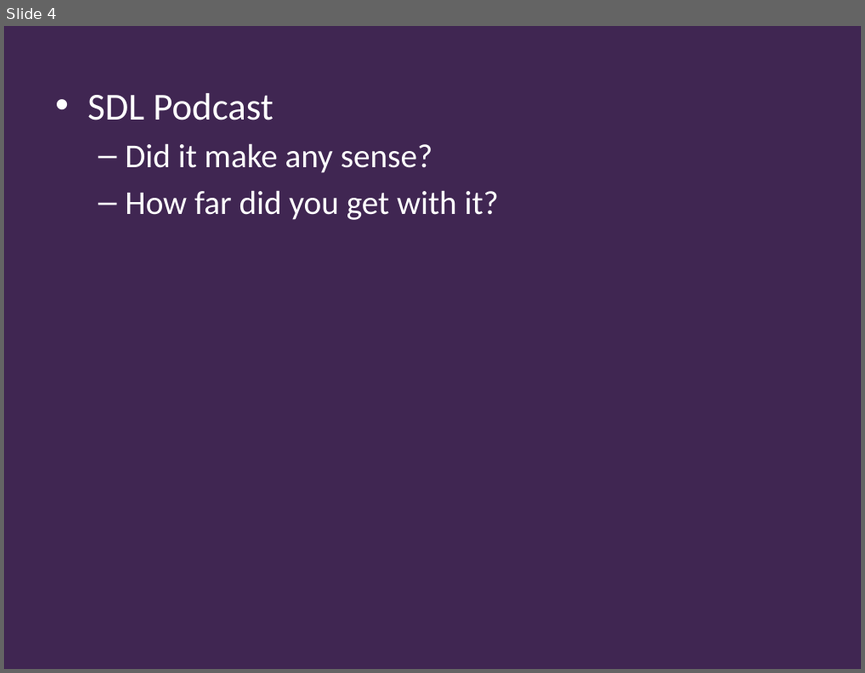
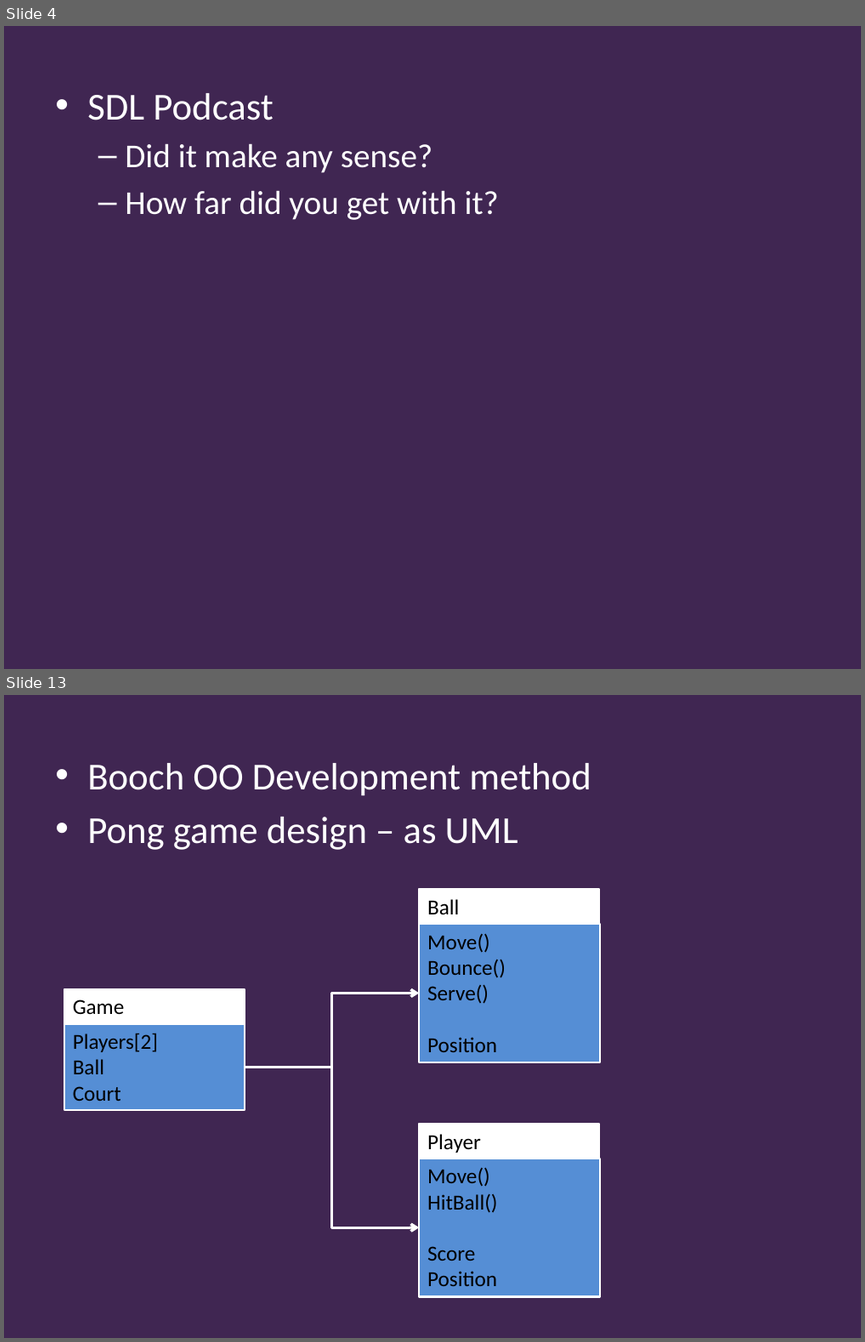
Before and after one commit to Falmouth-Games-Academy/ba-course-materials, a slide deck: GAM340/05/programming/2019-20-GAM340-05-programming-workshop.pptx. Shown one above the other, each under a label of ours: slide 4 before the commit, slides 4 and 13 after it; the slides between them are not shown. The pictures are 865x673 and 865x1342 pixels, drawn with LibreOffice and Linux fonts; fonts in the diff are those of the drawing; background and template pictures are left out. Boxes give left, top, right and bottom in pixels: in the first picture for what was removed or moved away, otherwise in the second. Text is boxed around its words. In the diff, an @@ line names an element or a change of style, - is before the commit and + after.

Commit message:
GA<340W5-pong WiP

```diff
--- a/GAM340/05/programming/2019-20-GAM340-05-programming-workshop.pptx
+++ b/GAM340/05/programming/2019-20-GAM340-05-programming-workshop.pptx
@@ slide 13 added at (4, 695, 861, 1338), background #402652 @@
@@ text added at (87, 763, 591, 850), 32 pt, text #FFFFFF @@
+• Booch OO Development method
+• Pong game design – as UML
@@ group added at (64, 890, 600, 1297): 6 rectangles, 2 elbow arrows @@
+Players[2]
+Ball
+Court
+Game
+Move()
+HitBall()
+Score
+Position
+Player
+Move()
+Bounce()
+Serve()
+Position
+Ball
```
Also in this commit, not shown: 2 slides changed, 12 other slides added, 18 other files.
